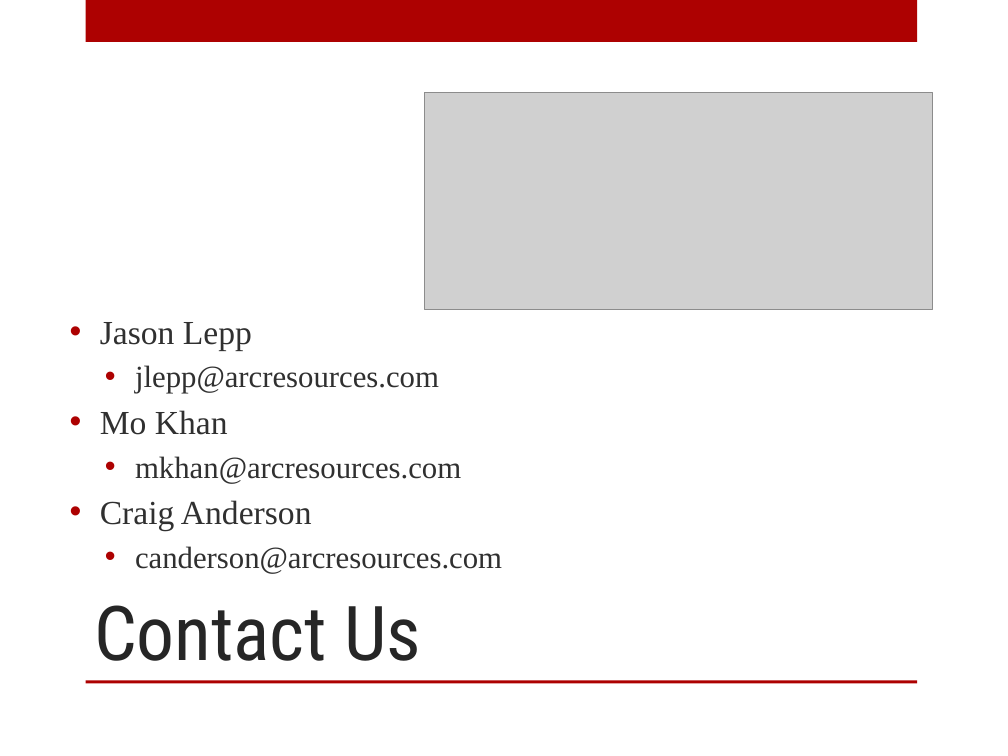
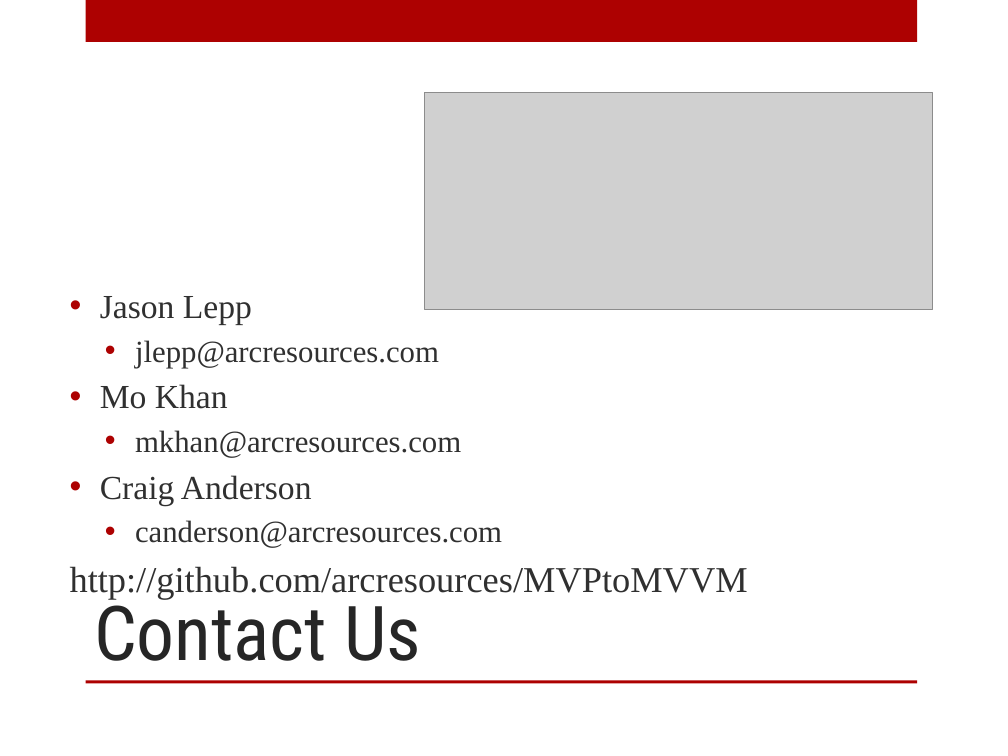
Before and after one commit to arcresources/MVPtoMVVM, a slide deck: slide 14 of docs/MVP to MVVM.pptx (slide 13 before the commit). Drawn at 1008x756 pixels with LibreOffice and Linux fonts; fonts in the diff are those of the drawing; grey boxes stand for pictures; background and template pictures are left out. Boxes give left, top, right and bottom in pixels: in the first picture for what was removed or moved away, otherwise in the second. Text is boxed around its words. In the diff, an @@ line names an element or a change of style, - is before the commit and + after.

```diff
--- a/docs/MVP to MVVM.pptx
+++ b/docs/MVP to MVVM.pptx
@@ text at [70, 566, 748, 599]: paragraph added @@
+http://github.com/arcresources/MVPtoMVVM
```
Also in this commit, not shown: 6 other slides changed, 2 slides added, 1 slide removed, 2 other files.
